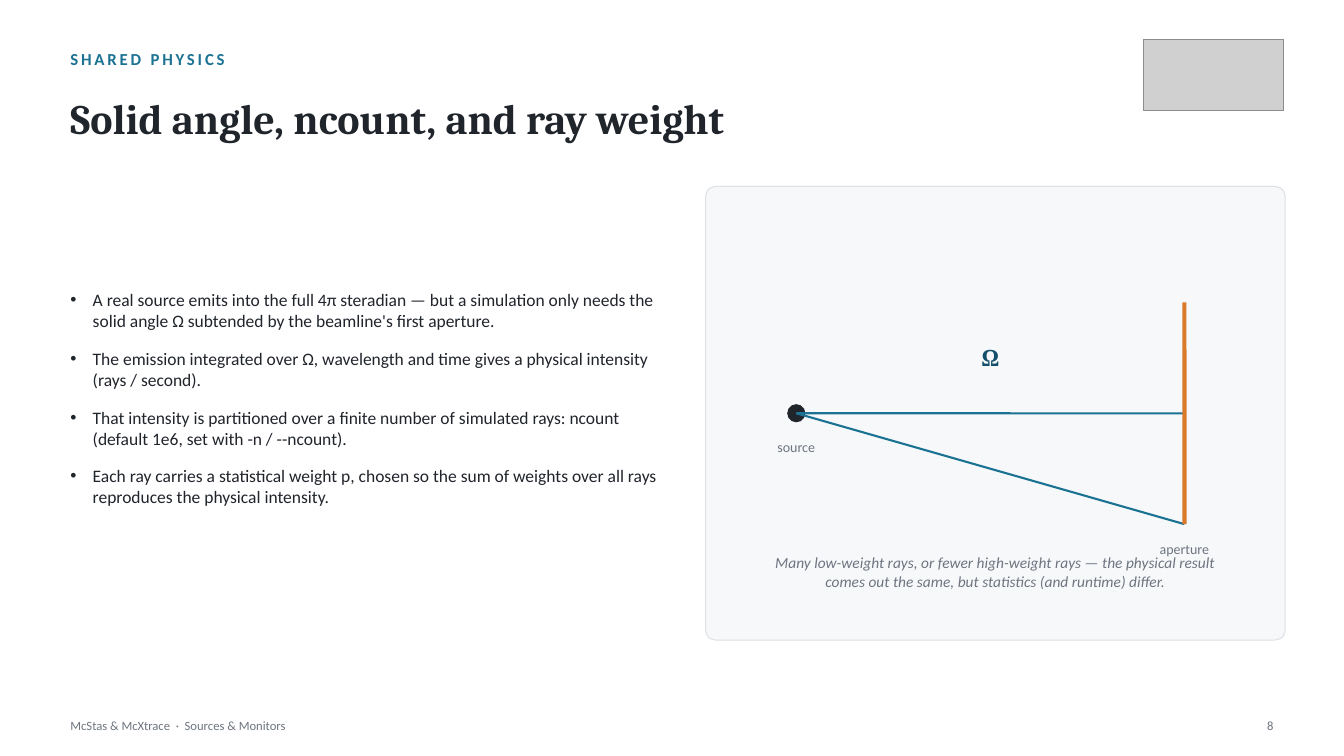
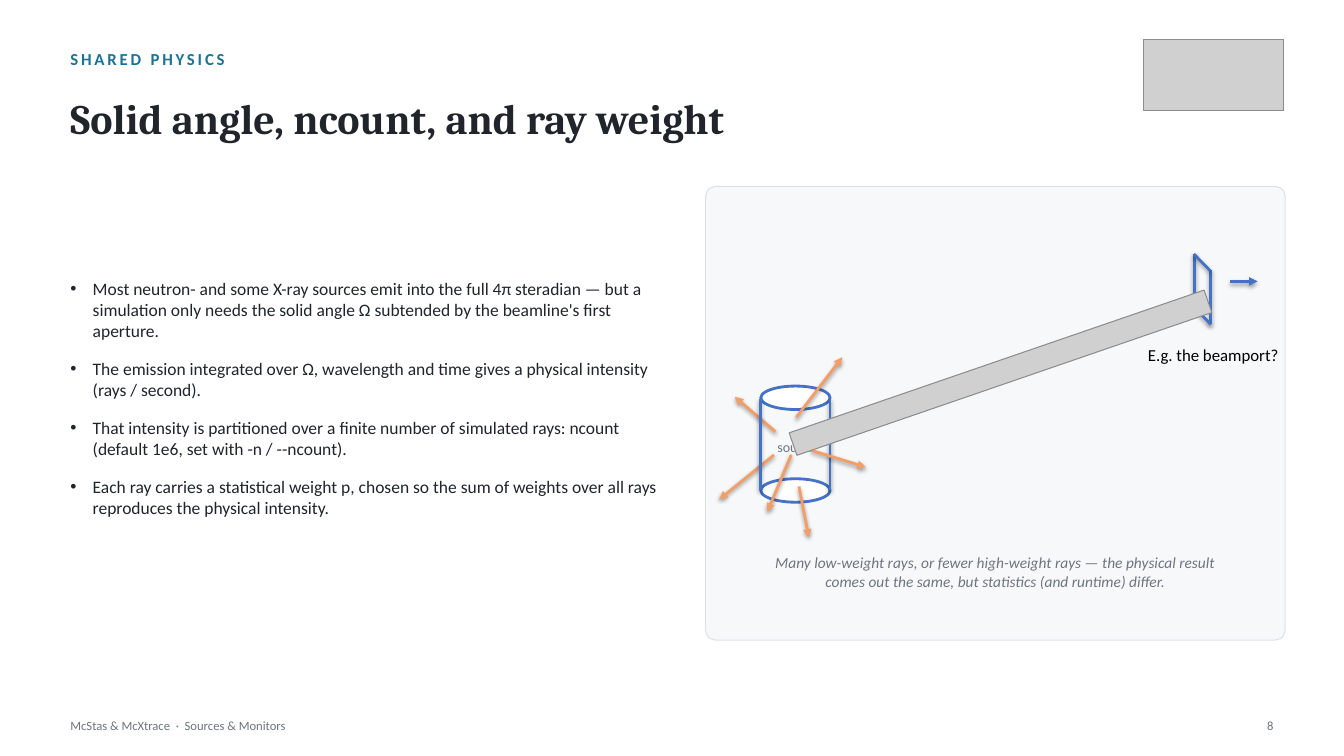
Before and after one commit to mccode-dev/PaNRAID, a slide deck: slide 8 of 22_September_Tuesday/morning_sources_detectors/02_Sources_Monitors/McStas_McXtrace_Sources_and_Monitors.pptx. Drawn at 1344x756 pixels with LibreOffice and Linux fonts; fonts in the diff are those of the drawing; grey boxes stand for pictures; background and template pictures are left out. Boxes give left, top, right and bottom in pixels: in the first picture for what was removed or moved away, otherwise in the second. Text is boxed around its words. In the diff, an @@ line names an element or a change of style, - is before the commit and + after.

Commit message:
Final touches on Sources_and_Monitors

```diff
--- a/22_September_Tuesday/morning_sources_detectors/02_Sources_Monitors/McStas_McXtrace_Sources_and_Monitors.pptx
+++ b/22_September_Tuesday/morning_sources_detectors/02_Sources_Monitors/McStas_McXtrace_Sources_and_Monitors.pptx
@@ text at [93, 283, 641, 340]: text changed @@
-• A real source emits into the full 4π steradian — but a simulation only needs the solid angle Ω subtended by the beamline's first aperture.
+• Most neutron- and some X-ray sources emit into the full 4π steradian — but a simulation only needs the solid angle Ω subtended by the beamline's first aperture.
@@ group added at [719, 254, 1278, 537]: 8 arrows, 6 lines, 1 ellipse, 1 picture, 1 text @@
+E.g. the beamport?
@@ line removed from (1185, 302) to (1185, 524) @@
@@ text removed at [981, 349, 999, 366] @@
-Ω
@@ ellipse: place and size @@
-ellipse at [787, 404, 806, 422]
+ellipse at [761, 386, 831, 409]
@@ ellipse at [761, 386, 831, 409]: fill #20242B to #FFFFFF; outline none to #4472C4 2 pt @@
@@ line removed from (797, 413) to (1185, 413) @@
@@ line removed from (797, 413) to (1185, 524) @@
@@ text removed at [1160, 545, 1209, 559] @@
-aperture
```
Also in this commit, not shown: 5 other slides changed, 1 slide added.
